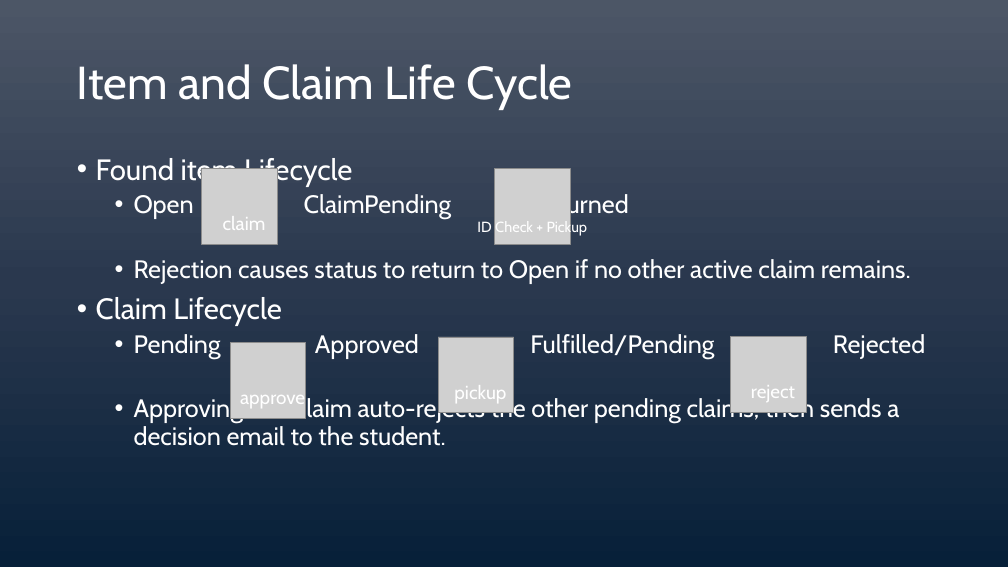
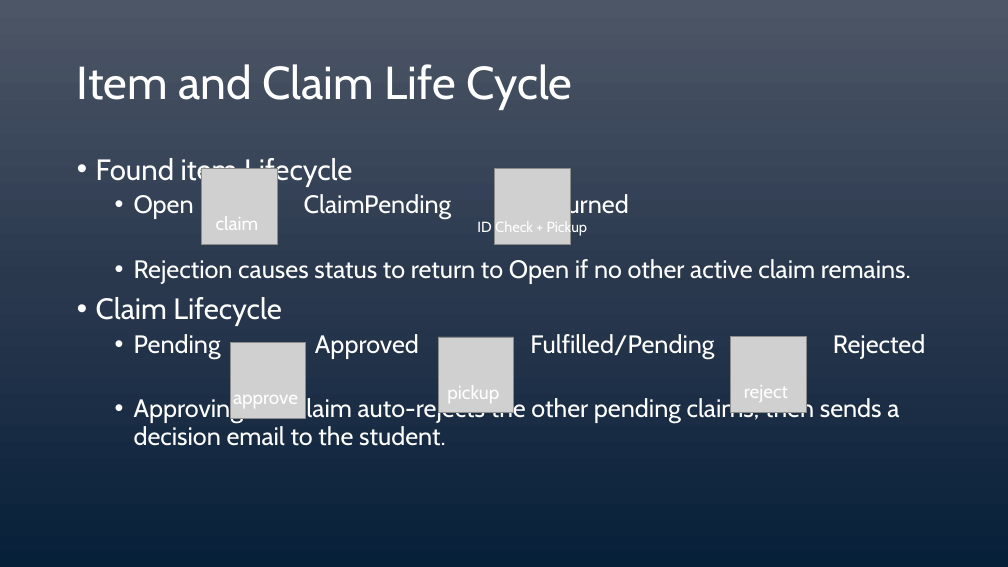
Before and after one commit to Milwacko/CS-3321-GroupProject, a slide deck: slide 5 of CampusFind.pptx. Drawn at 1008x567 pixels with LibreOffice and Linux fonts; fonts in the diff are those of the drawing; grey boxes stand for pictures. Boxes give left, top, right and bottom in pixels: in the first picture for what was removed or moved away, otherwise in the second. Text is boxed around its words. In the diff, an @@ line names an element or a change of style, - is before the commit and + after.

```diff
--- a/CampusFind.pptx
+++ b/CampusFind.pptx
@@ text "claim": place and size @@
-text "claim" at <box>223,217,266,230</box>
+text "claim" at <box>216,217,259,230</box>
@@ text "approve": place and size @@
-text "approve" at <box>240,395,305,408</box>
+text "approve" at <box>233,395,298,408</box>
@@ text "pickup": place and size @@
-text "pickup" at <box>454,385,506,403</box>
+text "pickup" at <box>447,385,499,403</box>
@@ text "reject": place and size @@
-text "reject" at <box>751,385,795,402</box>
+text "reject" at <box>744,385,788,402</box>
```
Also in this commit, not shown: 5 other slides changed.
